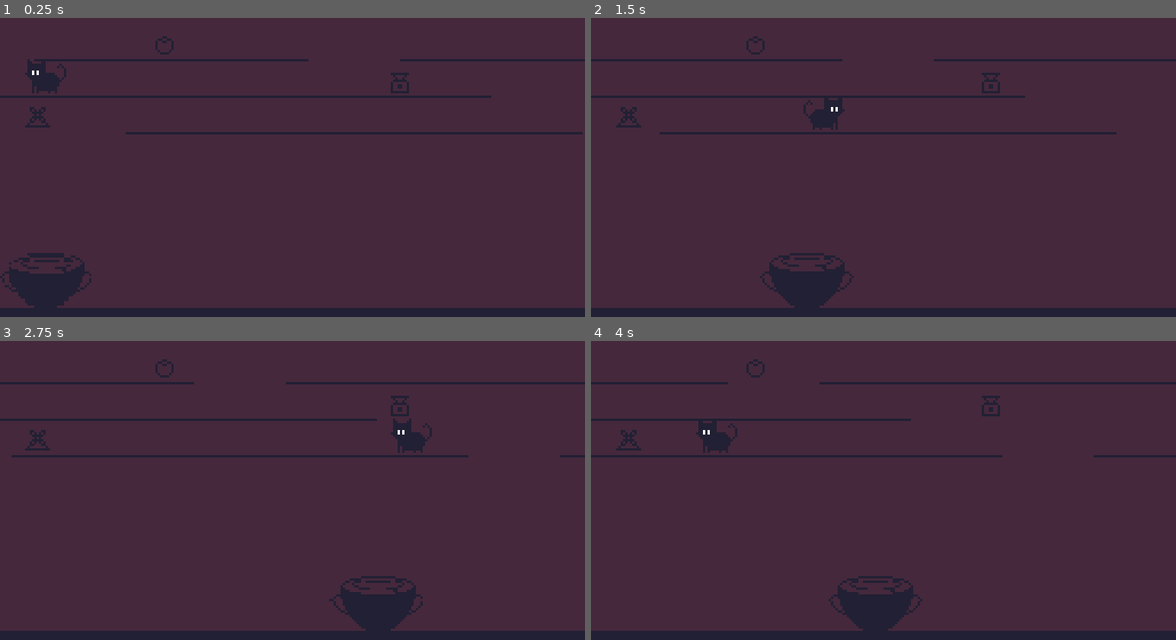
Above: before the commit, frames 1-4 (two rows, left to right).
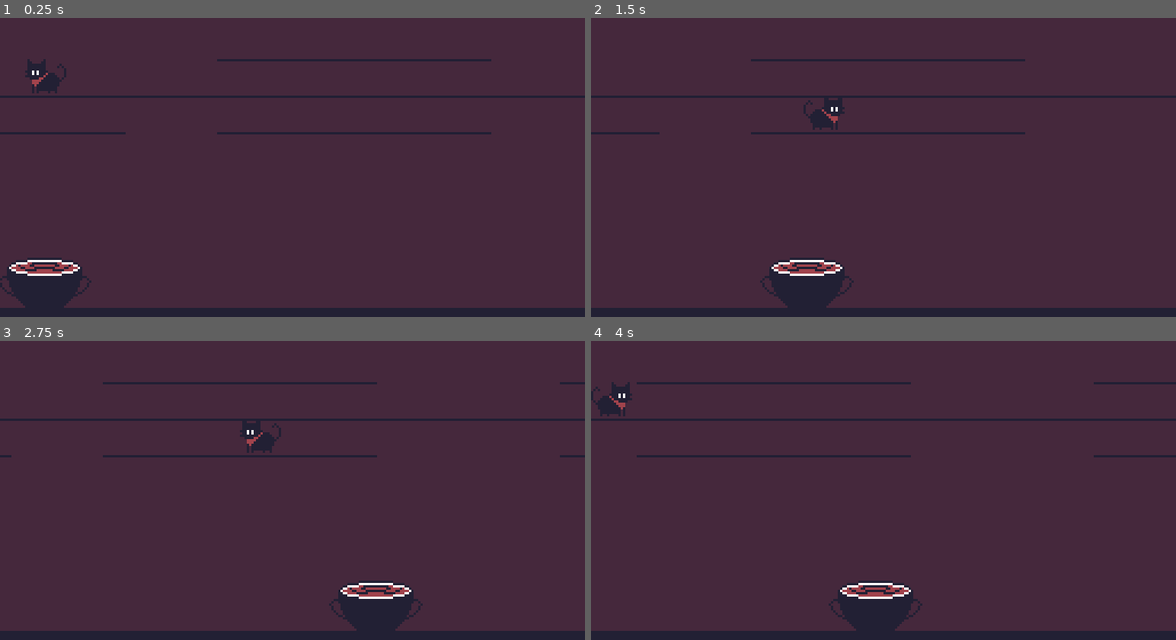
Above: after the commit, the same moments.

Repository: Bazooh/BlackCatJam
Game: Godot game, scene res://level/level.tscn
Two runs of this game, one before a commit and one after it. Both use one fixed random seed, a clock stepped at 60 frames per second and the inputs below.
Inputs:
- Up to frame 1 (0.25 s): no input
- Up to frame 2 (1.5 s): hold Right (right) 0.53-1.28 s; hold S (down) from 1.28 s (still down)
- Up to frame 3 (2.75 s): release S (down) at 2.03 s; hold Right (right) from 2.03 s (still down)
- Up to frame 4 (4 s): release Right (right) at 2.78 s; hold W (up) 2.78-3.53 s; hold A (left) from 3.53 s (still down)

The runs differ from the first frame. In frame 1, 2.3% of the frame differs, in the area x 0-100%, y 6-97%; in frame 2, 2.3%; in frame 3, 3.1%; in frame 4, 3.0%.

Commit message:
sprites + item changes

Diff:
--- a/entities/cat.tscn
+++ b/entities/cat.tscn
@@ -1,7 +1,7 @@
 [gd_scene load_steps=5 format=3 uid="uid://ddybujrdaso0e"]
 
 [ext_resource type="Script" path="res://entities/cat.gd" id="1_lfknh"]
-[ext_resource type="Texture2D" uid="uid://df5q2k0k8heum" path="res://art/temp_cat.png" id="2_ab1a4"]
+[ext_resource type="Texture2D" uid="uid://df5q2k0k8heum" path="res://art/temp/temp_cat.png" id="2_ab1a4"]
 
 [sub_resource type="RectangleShape2D" id="RectangleShape2D_xvb2g"]
 size = Vector2(18, 16)
--- a/entities/items/item.tscn
+++ b/entities/items/item.tscn
@@ -1,20 +1,26 @@
-[gd_scene load_steps=6 format=3 uid="uid://dmjvmc6ltdaiu"]
+[gd_scene load_steps=7 format=3 uid="uid://dmjvmc6ltdaiu"]
 
 [ext_resource type="Script" path="res://entities/items/item.gd" id="1_ul5h1"]
-[ext_resource type="Texture2D" uid="uid://jkh4m7kpj6em" path="res://art/temp_item0.png" id="2_l16qc"]
+[ext_resource type="Texture2D" uid="uid://dhd4e4hp1ss21" path="res://art/Ingredients.png" id="2_yea6j"]
 [ext_resource type="Script" path="res://entities/items/cat_effects/drop.gd" id="3_kghsp"]
 [ext_resource type="Script" path="res://entities/items/witch_effects/ingredient.gd" id="4_7tkg1"]
 
+[sub_resource type="AtlasTexture" id="AtlasTexture_4s7eb"]
+atlas = ExtResource("2_yea6j")
+region = Rect2(0, 0, 16, 16)
+
 [sub_resource type="RectangleShape2D" id="RectangleShape2D_q4cnn"]
-size = Vector2(10, 10)
+size = Vector2(14, 16)
 
 [node name="Item" type="Area2D"]
 script = ExtResource("1_ul5h1")
 
 [node name="Sprite" type="Sprite2D" parent="."]
-texture = ExtResource("2_l16qc")
+position = Vector2(0, -8)
+texture = SubResource("AtlasTexture_4s7eb")
 
 [node name="CollisionShape2D" type="CollisionShape2D" parent="."]
+position = Vector2(0, -8)
 shape = SubResource("RectangleShape2D_q4cnn")
 
 [node name="CatEffects" type="Node" parent="."]
--- a/entities/items/witch_effects/ingredient.gd
+++ b/entities/items/witch_effects/ingredient.gd
@@ -1,6 +1,6 @@
 class_name Ingredient extends Effect
 
-enum IngredientType {Temp1, Temp2, Temp3}
+enum IngredientType {Pear, Bottle, Mushroom}
 @export var ingredient : IngredientType
 
 func _activate() -> void:
--- a/entities/witch.tscn
+++ b/entities/witch.tscn
@@ -1,7 +1,7 @@
 [gd_scene load_steps=4 format=3 uid="uid://nx2ety4mvf61"]
 
 [ext_resource type="Script" path="res://entities/witch.gd" id="1_83sfl"]
-[ext_resource type="Texture2D" uid="uid://bcg1ywk378rb2" path="res://art/temp_cauldron.png" id="1_u5y5o"]
+[ext_resource type="Texture2D" uid="uid://2m8kef8xeuub" path="res://art/Cauldron.png" id="2_w3gvh"]
 
 [sub_resource type="RectangleShape2D" id="RectangleShape2D_6bffv"]
 size = Vector2(32, 9)
@@ -11,7 +11,7 @@
 script = ExtResource("1_83sfl")
 
 [node name="Sprite2D" type="Sprite2D" parent="."]
-texture = ExtResource("1_u5y5o")
+texture = ExtResource("2_w3gvh")
 
 [node name="CollisionShape2D" type="CollisionShape2D" parent="."]
 position = Vector2(0, -8.5)
--- /dev/null
+++ b/item_instances/bottle.tscn
@@ -0,0 +1,16 @@
+[gd_scene load_steps=4 format=3 uid="uid://duet7eucqqlxu"]
+
+[ext_resource type="PackedScene" uid="uid://dmjvmc6ltdaiu" path="res://entities/items/item.tscn" id="1_8bfcu"]
+[ext_resource type="Texture2D" uid="uid://dhd4e4hp1ss21" path="res://art/Ingredients.png" id="2_eqoxa"]
+
+[sub_resource type="AtlasTexture" id="AtlasTexture_uf8k1"]
+atlas = ExtResource("2_eqoxa")
+region = Rect2(0, 16, 16, 16)
+
+[node name="Bottle" instance=ExtResource("1_8bfcu")]
+
+[node name="Sprite" parent="." index="0"]
+texture = SubResource("AtlasTexture_uf8k1")
+
+[node name="Ingredient" parent="WitchEffects" index="0"]
+ingredient = 1
--- /dev/null
+++ b/item_instances/mushroom.tscn
@@ -0,0 +1,16 @@
+[gd_scene load_steps=4 format=3 uid="uid://cflxxx5gs3ww2"]
+
+[ext_resource type="PackedScene" uid="uid://dmjvmc6ltdaiu" path="res://entities/items/item.tscn" id="1_raypm"]
+[ext_resource type="Texture2D" uid="uid://dhd4e4hp1ss21" path="res://art/Ingredients.png" id="2_wd2wr"]
+
+[sub_resource type="AtlasTexture" id="AtlasTexture_judaa"]
+atlas = ExtResource("2_wd2wr")
+region = Rect2(0, 32, 16, 16)
+
+[node name="Mushroom" instance=ExtResource("1_raypm")]
+
+[node name="Sprite" parent="." index="0"]
+texture = SubResource("AtlasTexture_judaa")
+
+[node name="Ingredient" parent="WitchEffects" index="0"]
+ingredient = 2
--- /dev/null
+++ b/item_instances/pear.tscn
@@ -0,0 +1,13 @@
+[gd_scene load_steps=4 format=3 uid="uid://be2iflssak3lv"]
+
+[ext_resource type="PackedScene" uid="uid://dmjvmc6ltdaiu" path="res://entities/items/item.tscn" id="1_7vwrg"]
+[ext_resource type="Texture2D" uid="uid://dhd4e4hp1ss21" path="res://art/Ingredients.png" id="2_a6g7l"]
+
+[sub_resource type="AtlasTexture" id="AtlasTexture_74bjl"]
+atlas = ExtResource("2_a6g7l")
+region = Rect2(0, 0, 16, 16)
+
+[node name="Pear" instance=ExtResource("1_7vwrg")]
+
+[node name="Sprite" parent="." index="0"]
+texture = SubResource("AtlasTexture_74bjl")
--- a/item_instances/test_ingredient1.tscn
+++ /dev/null
@@ -1,5 +0,0 @@
-[gd_scene load_steps=2 format=3 uid="uid://be2iflssak3lv"]
-
-[ext_resource type="PackedScene" uid="uid://dmjvmc6ltdaiu" path="res://entities/items/item.tscn" id="1_7vwrg"]
-
-[node name="TestIngredient" instance=ExtResource("1_7vwrg")]
--- a/item_instances/test_ingredient2.tscn
+++ /dev/null
@@ -1,12 +0,0 @@
-[gd_scene load_steps=3 format=3 uid="uid://duet7eucqqlxu"]
-
-[ext_resource type="PackedScene" uid="uid://dmjvmc6ltdaiu" path="res://entities/items/item.tscn" id="1_8bfcu"]
-[ext_resource type="Texture2D" uid="uid://r0bp1gq2d8xt" path="res://art/temp_item1.png" id="2_2k3bh"]
-
-[node name="TestIngredient2" instance=ExtResource("1_8bfcu")]
-
-[node name="Sprite" parent="." index="0"]
-texture = ExtResource("2_2k3bh")
-
-[node name="Ingredient" parent="WitchEffects" index="0"]
-ingredient = 1
--- a/item_instances/test_ingredient3.tscn
+++ /dev/null
@@ -1,12 +0,0 @@
-[gd_scene load_steps=3 format=3 uid="uid://cflxxx5gs3ww2"]
-
-[ext_resource type="PackedScene" uid="uid://dmjvmc6ltdaiu" path="res://entities/items/item.tscn" id="1_raypm"]
-[ext_resource type="Texture2D" uid="uid://d08qupecmunhy" path="res://art/temp_item2.png" id="2_4ntfa"]
-
-[node name="TestIngredient3" instance=ExtResource("1_raypm")]
-
-[node name="Sprite" parent="." index="0"]
-texture = ExtResource("2_4ntfa")
-
-[node name="Ingredient" parent="WitchEffects" index="0"]
-ingredient = 2
--- a/level/level.tscn
+++ b/level/level.tscn
@@ -1,12 +1,9 @@
-[gd_scene load_steps=8 format=3 uid="uid://nalu1nrl7o5b"]
+[gd_scene load_steps=5 format=3 uid="uid://nalu1nrl7o5b"]
 
-[ext_resource type="Texture2D" uid="uid://bhiyt42ads85e" path="res://art/temp_BG.png" id="2_3ca08"]
-[ext_resource type="PackedScene" path="res://entities/witch.tscn" id="2_b1rdj"]
+[ext_resource type="Texture2D" uid="uid://bhiyt42ads85e" path="res://art/temp/temp_BG.png" id="2_3ca08"]
+[ext_resource type="PackedScene" uid="uid://nx2ety4mvf61" path="res://entities/witch.tscn" id="2_b1rdj"]
 [ext_resource type="PackedScene" uid="uid://ddybujrdaso0e" path="res://entities/cat.tscn" id="2_xf2dh"]
 [ext_resource type="Script" path="res://level/level_generator.gd" id="4_dyxyi"]
-[ext_resource type="PackedScene" uid="uid://be2iflssak3lv" path="res://item_instances/test_ingredient1.tscn" id="5_02w6h"]
-[ext_resource type="PackedScene" uid="uid://duet7eucqqlxu" path="res://item_instances/test_ingredient2.tscn" id="6_nvba0"]
-[ext_resource type="PackedScene" uid="uid://cflxxx5gs3ww2" path="res://item_instances/test_ingredient3.tscn" id="7_5aplc"]
 
 [node name="Node2D" type="Node2D"]
 
@@ -24,12 +21,4 @@
 
 [node name="Platforms" type="Node2D" parent="."]
 script = ExtResource("4_dyxyi")
-
-[node name="TestIngredient" parent="." instance=ExtResource("5_02w6h")]
-position = Vector2(175, 41)
-
-[node name="TestIngredient2" parent="." instance=ExtResource("6_nvba0")]
-position = Vector2(72, 25)
-
-[node name="TestIngredient3" parent="." instance=ExtResource("7_5aplc")]
-position = Vector2(17, 56)
+platform_density = 0.6
--- a/project.godot
+++ b/project.godot
@@ -19,8 +19,8 @@
 
 window/size/viewport_width=256
 window/size/viewport_height=144
-window/size/window_width_override=2048
-window/size/window_height_override=1152
+window/size/window_width_override=1280
+window/size/window_height_override=720
 window/stretch/mode="viewport"
 
 [input]
Binary file added: art/Cat.png
Not shown, changed: art/Cat.png.import
Binary file added: art/Cauldron.png
Not shown, added: art/Cauldron.png.import
Binary file added: art/Ingredients.png
Not shown, changed: art/Ingredients.png.import
Renamed: art/temp_BG.png -> art/temp/temp_BG.png
Not shown, added: art/temp/temp_BG.png.import
Binary file added: art/temp/temp_cat.png
Not shown, added: art/temp/temp_cat.png.import
Renamed: art/temp_cauldron.png -> art/temp/temp_cauldron.png
Not shown, added: art/temp/temp_cauldron.png.import
(and 13 more such lines)
